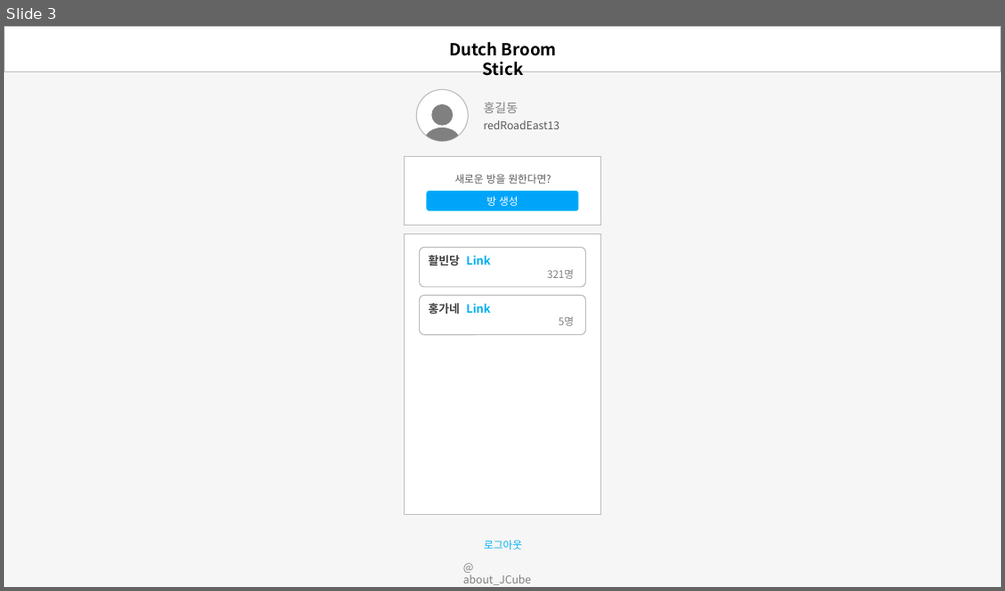
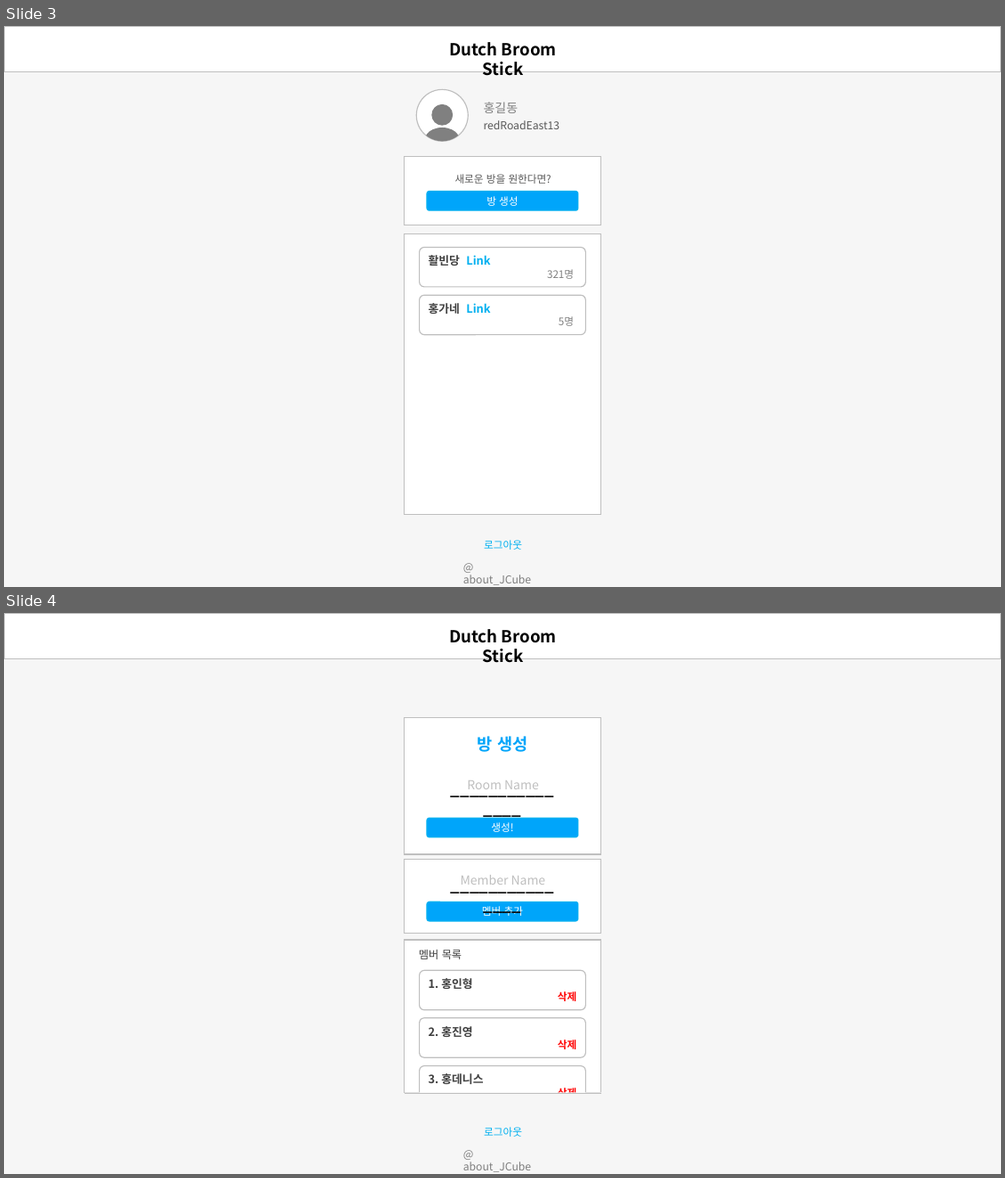
Before and after one commit to jtjun/DutchBroomstick, a slide deck: Documents/Design_Demo.pptx. Shown one above the other, each under a label of ours: slide 3 before the commit, slides 3 and 4 after it. The pictures are 1005x591 and 1005x1178 pixels, drawn with LibreOffice and Linux fonts; fonts in the diff are those of the drawing. Boxes give left, top, right and bottom in pixels: in the first picture for what was removed or moved away, otherwise in the second. Text is boxed around its words. In the diff, an @@ line names an element or a change of style, - is before the commit and + after.

```diff
--- a/Documents/Design_Demo.pptx
+++ b/Documents/Design_Demo.pptx
@@ slide 4 added at (x1=4, y1=613, x2=1001, y2=1174), background #F6F6F6 @@
@@ rectangle added at (x1=4, y1=613, x2=1001, y2=659), fill #FFFFFF, outline #BFBFBF 1 pt @@
@@ text added at (x1=449, y1=629, x2=557, y2=663), 16 pt, text #000000, bold @@
+Dutch Broom Stick
@@ rectangle added at (x1=404, y1=718, x2=600, y2=854), fill #FFFFFF, outline #BFBFBF 1 pt @@
@@ text added at (x1=477, y1=736, x2=527, y2=752), 16 pt, text #00A5FA, bold @@
+방 생성
@@ text added at (x1=441, y1=774, x2=564, y2=803), 16 pt, text #000000, bold @@
+_______________
@@ text added at (x1=467, y1=780, x2=539, y2=789), 12 pt, text #BFBFBF @@
+Room Name
@@ rounded rectangle added at (x1=428, y1=818, x2=578, y2=837), fill #00A5FA, outline #00B0F0 1 pt, 10 pt, text #FFFFFF @@
+생성!
@@ rectangle added at (x1=404, y1=859, x2=600, y2=933), fill #FFFFFF, outline #BFBFBF 1 pt @@
@@ text added at (x1=441, y1=871, x2=564, y2=899), 16 pt, text #000000, bold @@
+_______________
@@ text added at (x1=461, y1=875, x2=546, y2=884), 12 pt, text #BFBFBF @@
+Member Name
@@ rounded rectangle added at (x1=428, y1=901, x2=578, y2=921), fill #00A5FA, outline #00B0F0 1 pt, 10 pt, text #FFFFFF @@
+멤버 추가
@@ rectangle added at (x1=404, y1=940, x2=600, y2=1093), fill #FFFFFF, outline #BFBFBF 1 pt @@
@@ text added at (x1=419, y1=949, x2=461, y2=959), 10.5 pt, text #404040 @@
+멤버 목록
@@ rounded rectangle added at (x1=419, y1=971, x2=585, y2=1010), fill #FFFFFF, outline #BFBFBF 1 pt, 11 pt, text #404040, bold @@
+1. 홍인형
+삭제
@@ rounded rectangle added at (x1=419, y1=1018, x2=585, y2=1057), fill #FFFFFF, outline #BFBFBF 1 pt, 11 pt, text #404040, bold @@
+2. 홍진영
+삭제
@@ rounded rectangle added at (x1=419, y1=1065, x2=585, y2=1105), fill #FFFFFF, outline #BFBFBF 1 pt, 11 pt, text #404040, bold @@
+3. 홍데니스
+삭제
@@ rectangle added at (x1=404, y1=1093, x2=601, y2=1113), fill #F6F6F6 @@
@@ line added from (404, 1093) to (601, 1093), #BFBFBF 1 pt @@
@@ text added at (x1=484, y1=1127, x2=522, y2=1136), 10 pt, text #00B0F0 @@
+로그아웃
@@ text added at (x1=463, y1=1161, x2=531, y2=1172), 10.5 pt, text #808080 @@
+@ about_JCube
```
Also in this commit, not shown: 3 other slides added, 1 other file.
